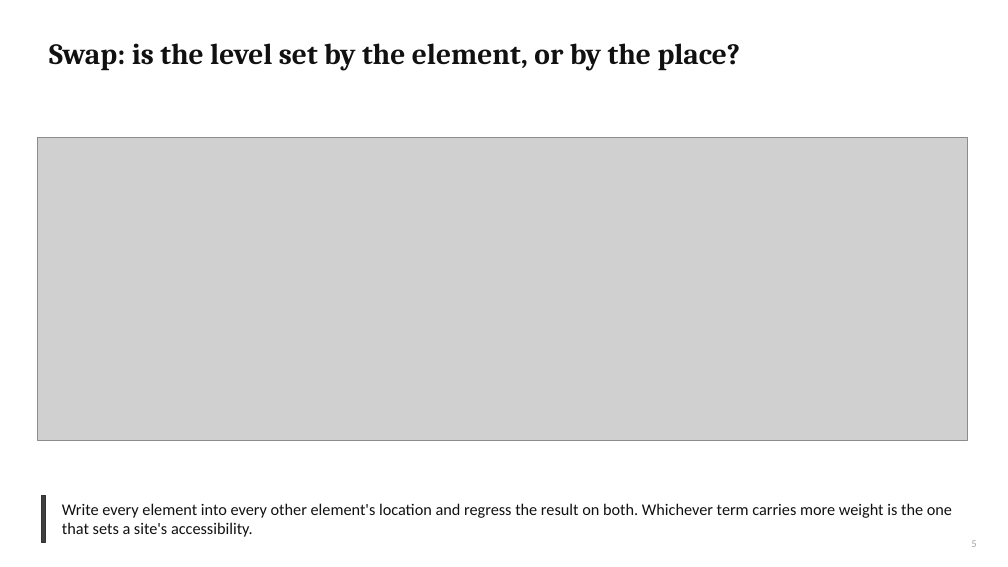
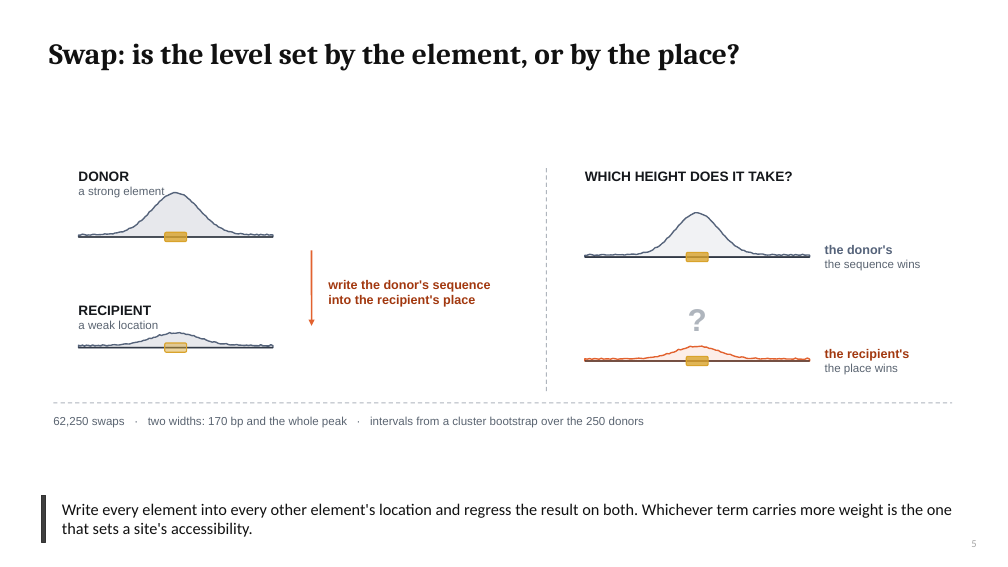
Before and after one commit to cytokine4242/Alpha_Genome_Ap1, a slide deck: slide 5 of Analysis/AP1_fibroblast_lab_meeting.pptx. Drawn at 1008x567 pixels with LibreOffice and Linux fonts; fonts in the diff are those of the drawing; grey boxes stand for pictures. Boxes give left, top, right and bottom in pixels: in the first picture for what was removed or moved away, otherwise in the second. Text is boxed around its words. In the diff, an @@ line names an element or a change of style, - is before the commit and + after.

```diff
--- a/Analysis/AP1_fibroblast_lab_meeting.pptx
+++ b/Analysis/AP1_fibroblast_lab_meeting.pptx
@@ picture removed at [38, 138, 968, 440] @@
@@ text added at [78, 171, 129, 181], 13 pt, text #15181C, bold @@
+DONOR
@@ line added from (547, 168) to (547, 391), #AFB5BD 1 pt dashed @@
@@ text added at [585, 171, 792, 181], 13 pt, text #15181C, bold @@
+WHICH HEIGHT DOES IT TAKE?
@@ text added at [78, 187, 164, 198], 11 pt, text #5A6471 @@
+a strong element
@@ freeform shape added at [79, 185, 273, 237], fill #55637A at 14% opacity, outline #55637A 1.3 pt @@
@@ freeform shape added at [585, 205, 810, 257], fill #55637A at 8% opacity, outline #55637A 1.3 pt @@
@@ line added from (79, 237) to (273, 237), #15181C 1.6 pt @@
@@ rounded rectangle added at [165, 232, 187, 241], fill #D9A32B at 80% opacity, outline #D9A32B 1.1 pt @@
@@ arrow added from (312, 250) to (312, 326), #E2622F 1.6 pt @@
@@ line added from (585, 257) to (810, 257), #15181C 1.6 pt @@
@@ rounded rectangle added at [687, 253, 709, 262], fill #D9A32B at 80% opacity, outline #D9A32B 1.1 pt @@
@@ text added at [825, 245, 893, 254], 12 pt, text #55637A, bold @@
+the donor's
@@ text added at [825, 259, 920, 271], 11 pt, text #5A6471 @@
+the sequence wins
@@ freeform shape added at [79, 296, 273, 348], fill #55637A at 14% opacity, outline #55637A 1.3 pt @@
@@ text added at [328, 280, 491, 292], 12 pt, text #A2380F, bold @@
+write the donor's sequence
@@ text added at [328, 295, 475, 307], 12 pt, text #A2380F, bold @@
+into the recipient's place
@@ text added at [78, 305, 151, 315], 13 pt, text #15181C, bold @@
+RECIPIENT
@@ text added at [78, 320, 158, 329], 11 pt, text #5A6471 @@
+a weak location
@@ freeform shape added at [585, 309, 810, 361], fill #E2622F at 10% opacity, outline #E2622F 1.3 pt @@
@@ text added at [668, 312, 727, 329], 30 pt, text #AFB5BD, bold @@
+?
@@ line added from (79, 348) to (273, 348), #15181C 1.6 pt @@
@@ rounded rectangle added at [165, 343, 187, 352], fill #D9A32B at 45% opacity, outline #D9A32B 1.1 pt @@
@@ rounded rectangle added at [687, 356, 709, 365], fill #D9A32B at 80% opacity, outline #D9A32B 1.1 pt @@
@@ text added at [825, 349, 909, 361], 12 pt, text #A2380F, bold @@
+the recipient's
@@ line added from (585, 361) to (810, 361), #15181C 1.6 pt @@
@@ text added at [825, 363, 898, 374], 11 pt, text #5A6471 @@
+the place wins
@@ text added at [53, 416, 644, 428], 11 pt, text #5A6471 @@
+62,250 swaps · two widths: 170 bp and the whole peak · intervals from a cluster bootstrap over the 250 donors
@@ line added from (54, 403) to (952, 403), #AFB5BD 1 pt dashed @@
```
Also in this commit, not shown: 5 other slides changed, 15 other files.
